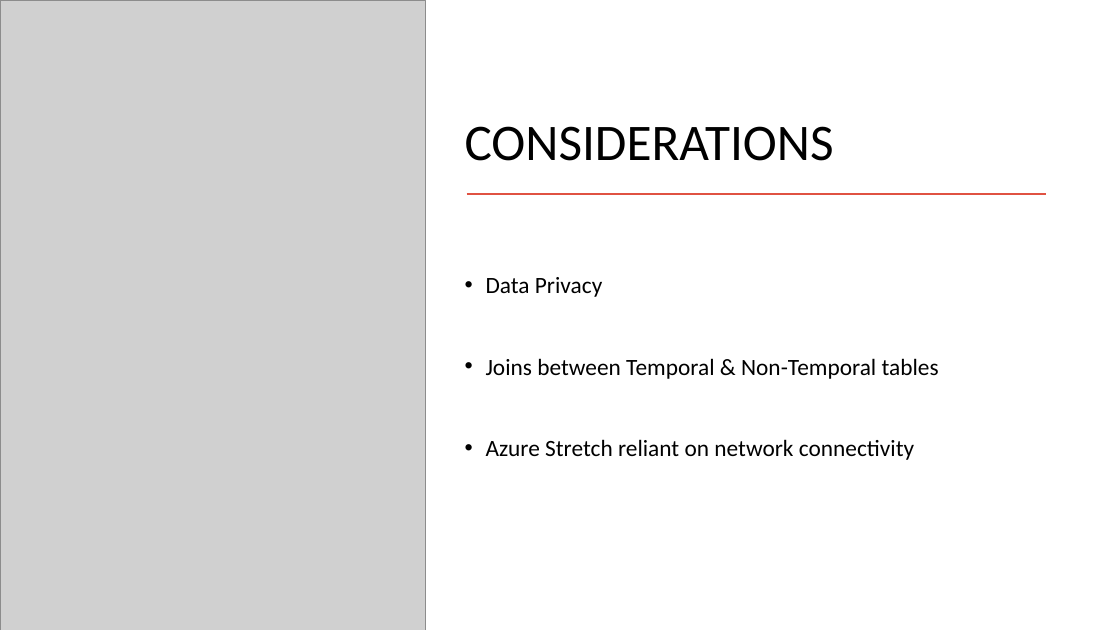
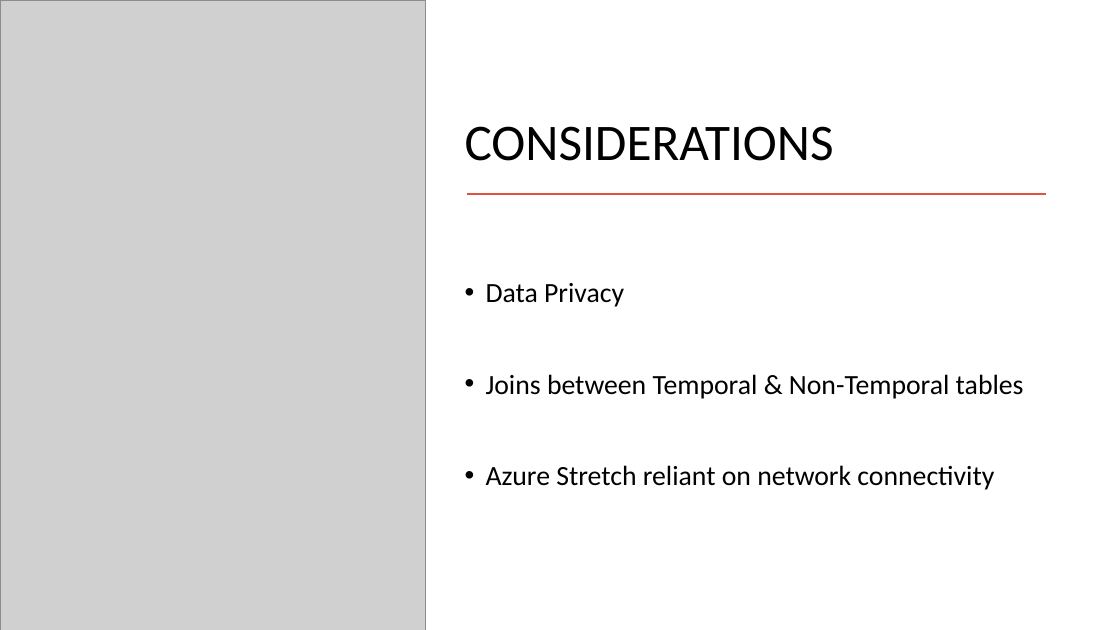
Before and after one commit to JoelGallagher/TimeTravelWithSqlServer, a slide deck: slide 33 of TimeTravelWithSQLServer.pptx (slide 30 before the commit). Drawn at 1120x630 pixels with LibreOffice and Linux fonts; fonts in the diff are those of the drawing; grey boxes stand for pictures. Boxes give left, top, right and bottom in pixels: in the first picture for what was removed or moved away, otherwise in the second. Text is boxed around its words. In the diff, an @@ line names an element or a change of style, - is before the commit and + after.

```diff
--- a/TimeTravelWithSQLServer.pptx
+++ b/TimeTravelWithSQLServer.pptx
@@ text "Data Privacy" at <box>486,283,1024,490</box>: size 20 to 23.8 pt; line spacing 2.5 to 2.4 @@
```
Also in this commit, not shown: 15 other slides changed, 4 slides added, 2 slides removed.
